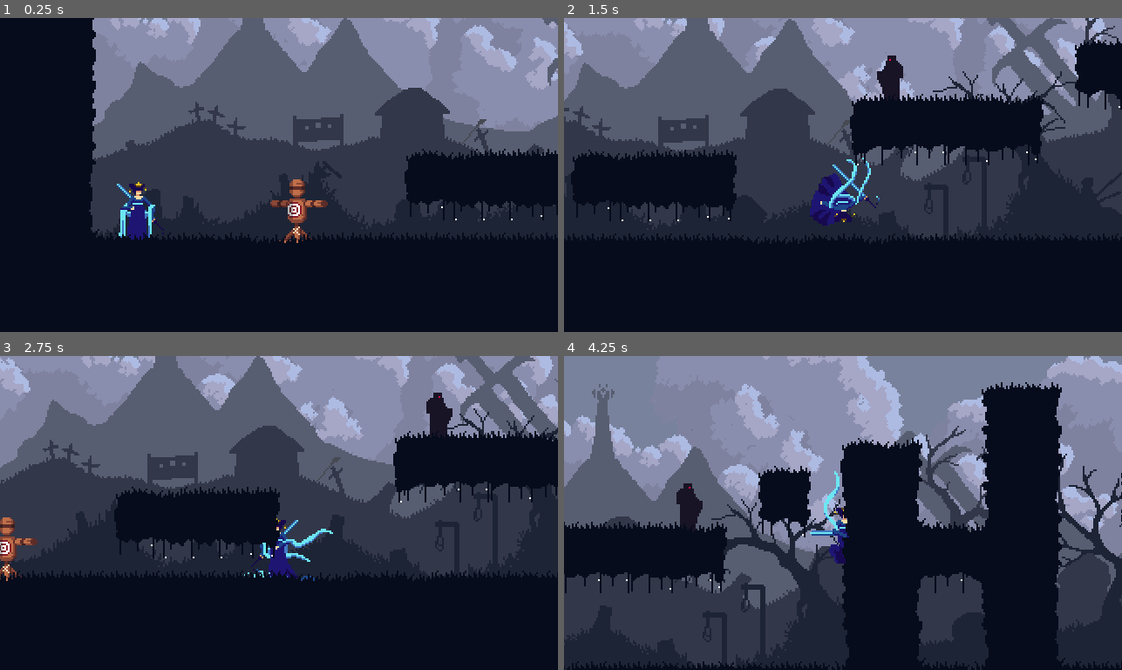
Above: before the commit, frames 1-4 (two rows, left to right).
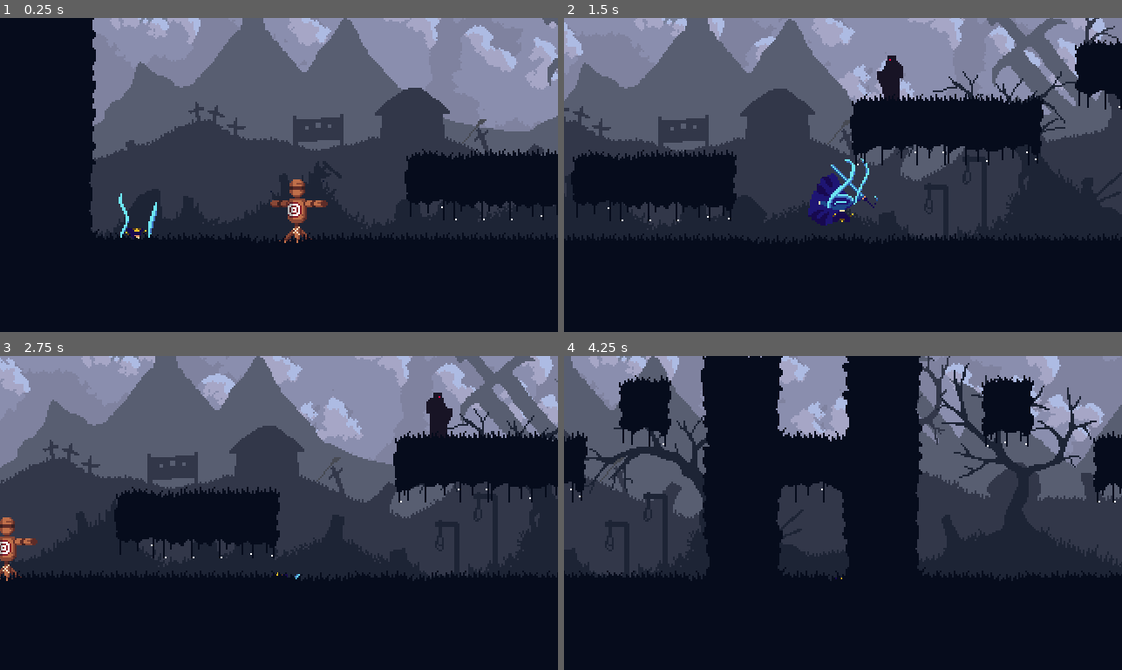
Above: after the commit, the same moments.

Repository: petrik33/bsu-action-platformer
Game: Godot game, scene res://scene/game.tscn
The game is run twice, just before and just after one commit, with the same random seed, the same clock (stepped at 60 frames per second) and the same inputs.
Inputs (mouse positions are in pixels of both pictures, inside the frame that each line leads up to):
- Up to frame 1 (0.25 s): no input
- Up to frame 2 (1.5 s): move the mouse to (965, 159) at 0.52 s; hold D (right) from 0.53 s (still down); click (965, 159) at 0.6 s; tap Space (jump) at 0.77 s; move the mouse to (731, 190) at 1.27 s; tap Shift (roll) at 1.35 s
- Up to frame 3 (2.75 s): tap Space (jump) at 1.52 s; move the mouse to (334, 443) at 2.02 s; release D (right) at 2.03 s; hold A (left) from 2.03 s (still down); tap C (sprint) at 2.1 s
- Up to frame 4 (4.25 s): move the mouse to (815, 575) at 2.77 s; release A (left) at 2.78 s; hold D (right) from 2.78 s (still down); tap Z (walk) at 2.85 s; tap Space (jump) at 3.02, 3.77 s; move the mouse to (1010, 560) at 3.52 s; click (1010, 560) at 3.6 s

The runs differ from the first frame. In frame 1, 0.8% of the frame differs, in the area x 20-30%, y 52-71%; in frame 2, 0.6%; in frame 3, 0.8%; in frame 4, 71%, in the area x 0-100%, y 0-100%.

Commit message:
Almost working perfectly motion tracker

Diff:
--- a/scene/water_priestess.tscn
+++ b/scene/water_priestess.tscn
@@ -186,7 +186,7 @@
 [ext_resource type="PackedScene" uid="uid://bexnfq44abe3q" path="res://scene/character/states/incapacitated/hurt.tscn" id="174_2d3a3"]
 [ext_resource type="PackedScene" uid="uid://depht2awncffo" path="res://scene/character/states/action/air_attack.tscn" id="175_4q8yv"]
 [ext_resource type="PackedScene" uid="uid://k6fdi54ai135" path="res://scene/character/states/incapacitated/death.tscn" id="175_exqgt"]
-[ext_resource type="Script" uid="uid://c6suu7pvlsi32" path="res://script/tool/keyframes_generator.gd" id="187_lp3au"]
+[ext_resource type="Script" uid="uid://c6suu7pvlsi32" path="res://script/tool/animated_motion_tracker.gd" id="187_lp3au"]
 
 [sub_resource type="SpriteFrames" id="SpriteFrames_dn53k"]
 animations = [{
@@ -833,14 +833,14 @@
 tracks/5/type = "value"
 tracks/5/imported = false
 tracks/5/enabled = true
-tracks/5/path = NodePath("Visuals/RootMotionTracker:position")
+tracks/5/path = NodePath("Visuals/Origin:position")
 tracks/5/interp = 1
 tracks/5/loop_wrap = true
 tracks/5/keys = {
 "times": PackedFloat32Array(0),
 "transitions": PackedFloat32Array(1),
 "update": 0,
-"values": [Vector2(0, 0)]
+"values": [Vector2(0, -31)]
 }
 
 [sub_resource type="Animation" id="Animation_3kien"]
@@ -884,7 +884,7 @@
 tracks/3/type = "value"
 tracks/3/imported = false
 tracks/3/enabled = true
-tracks/3/path = NodePath("Visuals/RootMotionTracker:position")
+tracks/3/path = NodePath("Visuals/Origin:position")
 tracks/3/interp = 1
 tracks/3/loop_wrap = true
 tracks/3/keys = {
@@ -935,7 +935,7 @@
 tracks/3/type = "value"
 tracks/3/imported = false
 tracks/3/enabled = true
-tracks/3/path = NodePath("Visuals/RootMotionTracker:position")
+tracks/3/path = NodePath("Visuals/Origin:position")
 tracks/3/interp = 1
 tracks/3/loop_wrap = true
 tracks/3/keys = {
@@ -986,14 +986,14 @@
 tracks/3/type = "value"
 tracks/3/imported = false
 tracks/3/enabled = true
-tracks/3/path = NodePath("Visuals/RootMotionTracker:position")
+tracks/3/path = NodePath("Visuals/Origin:position")
 tracks/3/interp = 1
 tracks/3/loop_wrap = true
 tracks/3/keys = {
-"times": PackedFloat32Array(0, 0.037037037, 0.074074075, 0.11111111, 0.14814815, 0.18518518, 0.22222222, 0.25925925, 0.2962963, 0.33333334, 0.37037036, 0.4074074, 0.44444445, 0.4814815, 0.5185185, 0.5555556, 0.5925926, 0.6296296, 0.6666667, 0.7037037, 0.7407407, 0.7777778, 0.8148148, 0.8518519, 0.8888889, 0.9259259, 0.962963, 1),
-"transitions": PackedFloat32Array(1, 1, 1, 1, 1, 1, 1, 1, 1, 1, 1, 1, 1, 1, 1, 1, 1, 1, 1, 1, 1, 1, 1, 1, 1, 1, 1, 1),
+"times": PackedFloat32Array(0, 0.1, 0.2, 0.3, 0.4, 0.5, 0.6, 0.7, 0.8, 0.9, 1),
+"transitions": PackedFloat32Array(1, 1, 1, 1, 1, 1, 1, 1, 1, 1, 1),
 "update": 0,
-"values": [Vector2(-64, 0), Vector2(-80, 0), Vector2(-96, 0), Vector2(-112, 0), Vector2(-128, 0), Vector2(-144, 0), Vector2(-160, 0), Vector2(-176, 0), Vector2(-192, 0), Vector2(-208, 0), Vector2(-224, 0), Vector2(-240, 0), Vector2(-256, 0), Vector2(-272, 0), Vector2(-288, 0), Vector2(-304, 0), Vector2(-320, 0), Vector2(-336, 0), Vector2(-352, 0), Vector2(-368, 0), Vector2(-384, 0), Vector2(-400, 0), Vector2(-416, 0), Vector2(-432, 0), Vector2(-448, 0), Vector2(-464, 0), Vector2(-480, 0), Vector2(-480, 0)]
+"values": [Vector2(18, -31), Vector2(23, -31), Vector2(25, -31), Vector2(33, -31), Vector2(37, -31), Vector2(39, -31), Vector2(39, -31), Vector2(26, -31), Vector2(11, -31), Vector2(3, -31), Vector2(-1, -31)]
 }
 
 [sub_resource type="AnimationLibrary" id="AnimationLibrary_4q8yv"]
@@ -1009,12 +1009,12 @@
 script = ExtResource("1_o5o8y")
 state_machine = NodePath("StateMachine")
 hit_box = NodePath("Visuals/HitBox")
-hurt_box = NodePath("Visuals/RootMotionTracker/HurtBox")
+hurt_box = NodePath("Visuals/Origin/HurtBox")
 visuals = NodePath("Visuals")
 sprite = NodePath("Visuals/AnimatedSprite2D")
 animation_player = NodePath("AnimationPlayer")
 collision_shape = NodePath("CollisionShape2D")
-origin = NodePath("Visuals/RootMotionTracker")
+origin = NodePath("Visuals/Origin")
 
 [node name="Visuals" type="Node2D" parent="." unique_id=1260019356]
 
@@ -1022,10 +1022,9 @@
 sprite_frames = SubResource("SpriteFrames_dn53k")
 animation = &"idle"
 autoplay = "idle"
-offset = Vector2(0, -63)
+offset = Vector2(-1, -63)
 
 [node name="HitBox" parent="Visuals" unique_id=1029822365 instance=ExtResource("166_yn7hy")]
-visible = false
 
 [node name="Attack1" type="CollisionShape2D" parent="Visuals/HitBox" unique_id=815215970]
 position = Vector2(27.5, -23.5)
@@ -1045,12 +1044,13 @@
 disabled = true
 debug_color = Color(0.7019608, 0.1764706, 0, 0.41960785)
 
-[node name="RootMotionTracker" type="Marker2D" parent="Visuals" unique_id=830256226]
-
-[node name="HurtBox" parent="Visuals/RootMotionTracker" unique_id=1404215644 instance=ExtResource("159_3kien")]
-
-[node name="CollisionShape2D" type="CollisionShape2D" parent="Visuals/RootMotionTracker/HurtBox" unique_id=548224191]
-position = Vector2(0.5, -18)
+[node name="Origin" type="Marker2D" parent="Visuals" unique_id=830256226]
+position = Vector2(0, -31)
+
+[node name="HurtBox" parent="Visuals/Origin" unique_id=1404215644 instance=ExtResource("159_3kien")]
+
+[node name="CollisionShape2D" type="CollisionShape2D" parent="Visuals/Origin/HurtBox" unique_id=548224191]
+position = Vector2(-0.5, 13)
 shape = SubResource("RectangleShape2D_okmev")
 debug_color = Color(0.5890741, 0.5449041, 0.17991158, 0.41960785)
 
@@ -1113,11 +1113,14 @@
 
 [node name="Death" parent="StateMachine/Incapacitated" unique_id=1468380441 instance=ExtResource("175_exqgt")]
 
-[node name="KeyframesGeneratorTool" type="Node" parent="." unique_id=715218095 node_paths=PackedStringArray("anim_player", "sprite", "marker")]
+[node name="AnimatedMotionTracker" type="Node" parent="." unique_id=715218095 node_paths=PackedStringArray("anim_player", "sprite", "tracker")]
 script = ExtResource("187_lp3au")
 anim_player = NodePath("../AnimationPlayer")
 sprite = NodePath("../Visuals/AnimatedSprite2D")
-marker = NodePath("../Visuals/RootMotionTracker")
+tracker = NodePath("../Visuals/Origin")
 sprite_anim_name = "attack3"
 anim_player_anim_name = "attack3"
+lock_y = true
+search_radius = 32
+patch_size = 3
 metadata/_custom_type_script = "uid://c6suu7pvlsi32"
--- a/script/tool/keyframes_generator.gd
+++ /dev/null
@@ -1,233 +0,0 @@
-@tool
-extends Node
-
-@export_group("Target Nodes")
-@export var anim_player: AnimationPlayer:
-	set(value):
-		anim_player = value
-		update_configuration_warnings()
-
-@export var sprite: AnimatedSprite2D:
-	set(value):
-		sprite = value
-		update_configuration_warnings()
-
-@export var marker: Marker2D:
-	set(value):
-		marker = value
-		update_configuration_warnings()
-
-@export_group("Animation Settings")
-@export var sprite_anim_name: String = "attack":
-	set(value):
-		sprite_anim_name = value
-		if anim_player_anim_name.is_empty():
-			anim_player_anim_name = value
-		update_configuration_warnings()
-
-@export var anim_player_anim_name: String = "attack":
-	set(value):
-		anim_player_anim_name = value
-		update_configuration_warnings()
-
-## Animation used as the grounded reference for feature pattern matching.
-@export var idle_anim_name: String = "idle":
-	set(value):
-		idle_anim_name = value
-		update_configuration_warnings()
-
-@export_group("Alignment Mode")
-## If true, locks final output Y to initial level and only auto-tracks X offset.
-@export var lock_y_to_feet: bool = true
-
-@export_group("Feature Tracking")
-## Enables pixel pattern matching relative to current marker setup on Idle frame 0.
-@export var enable_pixel_tracking: bool = true
-## Maximum pixel search range frame-to-frame. Increase if character moves fast between frames.
-@export_range(4, 64) var search_radius: int = 16
-## Size of the pixel patch to sample (odd numbers work best, e.g., 5x5, 7x7).
-@export_range(3, 15) var patch_size: int = 7
-
-@export_tool_button("Generate Origin Track", "Animation")
-var _generate_button = generate_marker_track
-
-
-func _get_configuration_warnings() -> PackedStringArray:
-	var warnings := PackedStringArray()
-
-	if not anim_player:
-		warnings.append("AnimationPlayer is not assigned.")
-	elif not anim_player_anim_name.is_empty() and not anim_player.has_animation(anim_player_anim_name):
-		warnings.append("AnimationPlayer does not contain animation: '%s'" % anim_player_anim_name)
-
-	if not sprite:
-		warnings.append("AnimatedSprite2D is not assigned.")
-	else:
-		if not sprite.sprite_frames:
-			warnings.append("AnimatedSprite2D has no SpriteFrames resource assigned.")
-		else:
-			if not sprite_anim_name.is_empty() and not sprite.sprite_frames.has_animation(sprite_anim_name):
-				warnings.append("SpriteFrames resource does not contain target animation: '%s'" % sprite_anim_name)
-			if enable_pixel_tracking and not idle_anim_name.is_empty() and not sprite.sprite_frames.has_animation(idle_anim_name):
-				warnings.append("SpriteFrames resource does not contain idle animation: '%s'" % idle_anim_name)
-
-	if not marker:
-		warnings.append("Marker2D is not assigned.")
-
-	if sprite_anim_name.strip_edges().is_empty():
-		warnings.append("Sprite Animation Name cannot be empty.")
-	if anim_player_anim_name.strip_edges().is_empty():
-		warnings.append("AnimationPlayer Animation Name cannot be empty.")
-	if enable_pixel_tracking and idle_anim_name.strip_edges().is_empty():
-		warnings.append("Idle Animation Name cannot be empty when feature tracking is enabled.")
-
-	return warnings
-
-
-func generate_marker_track() -> void:
-	var warnings = _get_configuration_warnings()
-	if not warnings.is_empty():
-		printerr("Cannot generate tracks. Fix configuration warnings first:")
-		for w in warnings:
-			printerr(" - ", w)
-		return
-
-	var anim: Animation = anim_player.get_animation(anim_player_anim_name)
-	var frames_res: SpriteFrames = sprite.sprite_frames
-	var frame_count = frames_res.get_frame_count(sprite_anim_name)
-
-	var root_node = anim_player.get_node_or_null(anim_player.root_node)
-	if not root_node:
-		root_node = anim_player.get_parent()
-
-	var relative_marker_path = root_node.get_path_to(marker)
-	var track_path = NodePath(String(relative_marker_path) + ":position")
-
-	var track_idx = anim.find_track(track_path, Animation.TYPE_VALUE)
-	if track_idx == -1:
-		track_idx = anim.add_track(Animation.TYPE_VALUE)
-		anim.track_set_path(track_idx, track_path)
-
-	while anim.track_get_key_count(track_idx) > 0:
-		anim.track_remove_key(track_idx, 0)
-
-	var frame_duration = anim.length / max(1, frame_count)
-
-	var ref_patch: Array[Color] = []
-	var half_patch = patch_size / 2
-
-	# Track position in local node space, NOT absolute texture pixels
-	var initial_marker_local_pos = marker.position - sprite.position
-	var current_marker_local_pos = initial_marker_local_pos
-	var last_offset = Vector2.ZERO
-
-	# 1. Establish initial pattern from Idle Frame 0 based on user's current marker placement
-	if enable_pixel_tracking and frames_res.has_animation(idle_anim_name):
-		var idle_texture = frames_res.get_frame_texture(idle_anim_name, 0)
-		if idle_texture:
-			var idle_img = idle_texture.get_image()
-			var img_size = Vector2(idle_img.get_size())
-
-			var sprite_origin_in_texture := Vector2.ZERO
-			if sprite.centered:
-				sprite_origin_in_texture = (img_size / 2.0) + sprite.offset
-			else:
-				sprite_origin_in_texture = sprite.offset
-
-			var start_pixel = sprite_origin_in_texture + current_marker_local_pos
-			ref_patch = _sample_patch_above_anchor(idle_img, Vector2i(round(start_pixel.x), round(start_pixel.y)), half_patch, patch_size, lock_y_to_feet)
-
-	for i in range(frame_count):
-		var texture = frames_res.get_frame_texture(sprite_anim_name, i)
-		if texture:
-			var img = texture.get_image()
-			var img_size = Vector2(img.get_size())
-
-			var sprite_origin_in_texture := Vector2.ZERO
-			if sprite.centered:
-				sprite_origin_in_texture = (img_size / 2.0) + sprite.offset
-			else:
-				sprite_origin_in_texture = sprite.offset
-
-			# Map the logical tracked node position to the current frame's specific canvas size
-			var expected_pixel = sprite_origin_in_texture + current_marker_local_pos
-			var target_pixel_pos = expected_pixel
-
-			if enable_pixel_tracking and not ref_patch.is_empty():
-				var active_radius = max(search_radius, 64) if i == 0 else search_radius
-
-				target_pixel_pos = _find_best_patch_match(img, Vector2i(round(expected_pixel.x), round(expected_pixel.y)), ref_patch, half_patch, patch_size, active_radius, lock_y_to_feet)
-
-				if img.get_pixelv(Vector2i(target_pixel_pos)).a > 0.2:
-					ref_patch = _sample_patch_above_anchor(img, Vector2i(target_pixel_pos), half_patch, patch_size, lock_y_to_feet)
-
-			# Convert the found pixel back into local node space coordinates
-			current_marker_local_pos = target_pixel_pos - sprite_origin_in_texture
-
-			if lock_y_to_feet:
-				# Keep Y strictly locked to the initial user placement
-				last_offset = sprite.position + Vector2(current_marker_local_pos.x, initial_marker_local_pos.y)
-			else:
-				last_offset = sprite.position + current_marker_local_pos
-
-			var time = i * frame_duration
-			anim.track_insert_key(track_idx, time, last_offset)
-
-	var end_time = anim.length
-	if anim.track_find_key(track_idx, end_time, Animation.FIND_MODE_EXACT) == -1:
-		anim.track_insert_key(track_idx, end_time, last_offset)
-
-	print("Successfully keyframed tracked marker positions for: ", anim_player_anim_name)
-
-
-func _sample_patch_above_anchor(img: Image, anchor: Vector2i, half_patch: int, p_size: int, y_locked: bool) -> Array[Color]:
-	var patch: Array[Color] = []
-	var img_size = img.get_size()
-
-	var y_start = -p_size if y_locked else -half_patch
-	var y_end = 0 if y_locked else half_patch
-
-	for dy in range(y_start, y_end + 1):
-		for dx in range(-half_patch, half_patch + 1):
-			var px = clampi(anchor.x + dx, 0, img_size.x - 1)
-			var py = clampi(anchor.y + dy, 0, img_size.y - 1)
-			patch.append(img.get_pixel(px, py))
-
-	return patch
-
-
-func _find_best_patch_match(img: Image, last_known_pos: Vector2i, ref_patch: Array[Color], half_patch: int, p_size: int, radius: int, y_locked: bool) -> Vector2:
-	var best_pos = Vector2(last_known_pos)
-	var min_error = INF
-	var img_size = img.get_size()
-
-	var y_start = -p_size if y_locked else -half_patch
-	var y_end = 0 if y_locked else half_patch
-
-	for ry in range(-radius, radius + 1):
-		for rx in range(-radius, radius + 1):
-			var candidate_anchor = last_known_pos + Vector2i(rx, ry)
-			var current_error = 0.0
-			var patch_idx = 0
-
-			for dy in range(y_start, y_end + 1):
-				for dx in range(-half_patch, half_patch + 1):
-					var ref_color = ref_patch[patch_idx]
-					patch_idx += 1
-
-					var px = clampi(candidate_anchor.x + dx, 0, img_size.x - 1)
-					var py = clampi(candidate_anchor.y + dy, 0, img_size.y - 1)
-					var candidate_color = img.get_pixel(px, py)
-
-					var r_diff = candidate_color.r - ref_color.r
-					var g_diff = candidate_color.g - ref_color.g
-					var b_diff = candidate_color.b - ref_color.b
-					var a_diff = (candidate_color.a - ref_color.a) * 3.0
-
-					current_error += (r_diff * r_diff + g_diff * g_diff + b_diff * b_diff + a_diff * a_diff)
-
-			if current_error < min_error:
-				min_error = current_error
-				best_pos = Vector2(candidate_anchor)
-
-	return best_pos
Not shown, removed: script/tool/keyframes_generator.gd.uid
